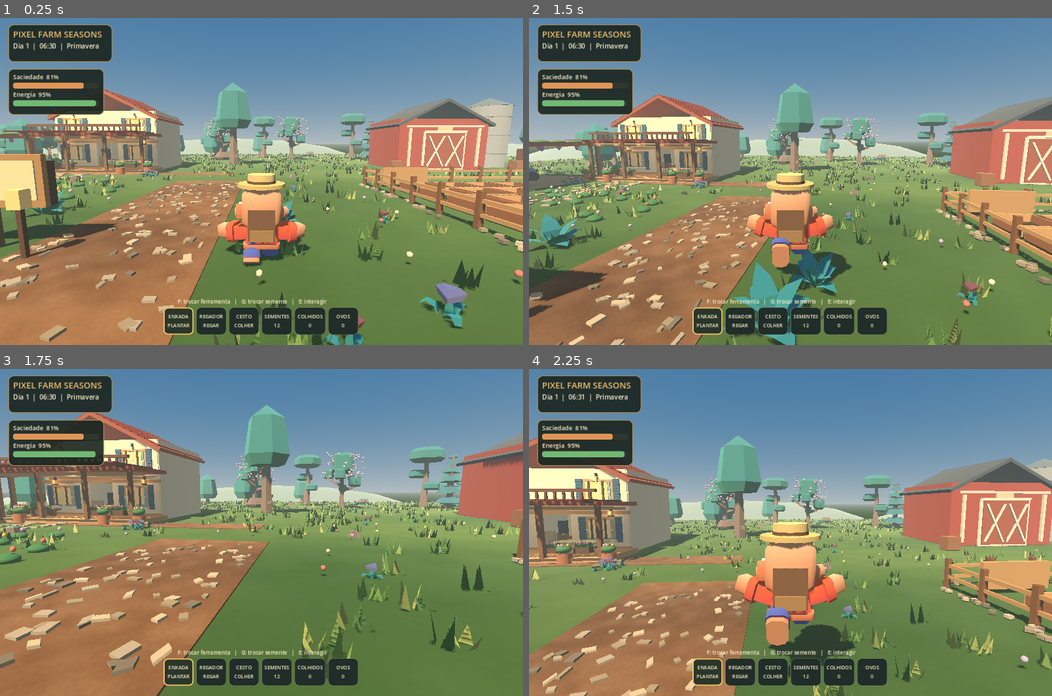
Above: before the commit, frames 1-4 (two rows, left to right).
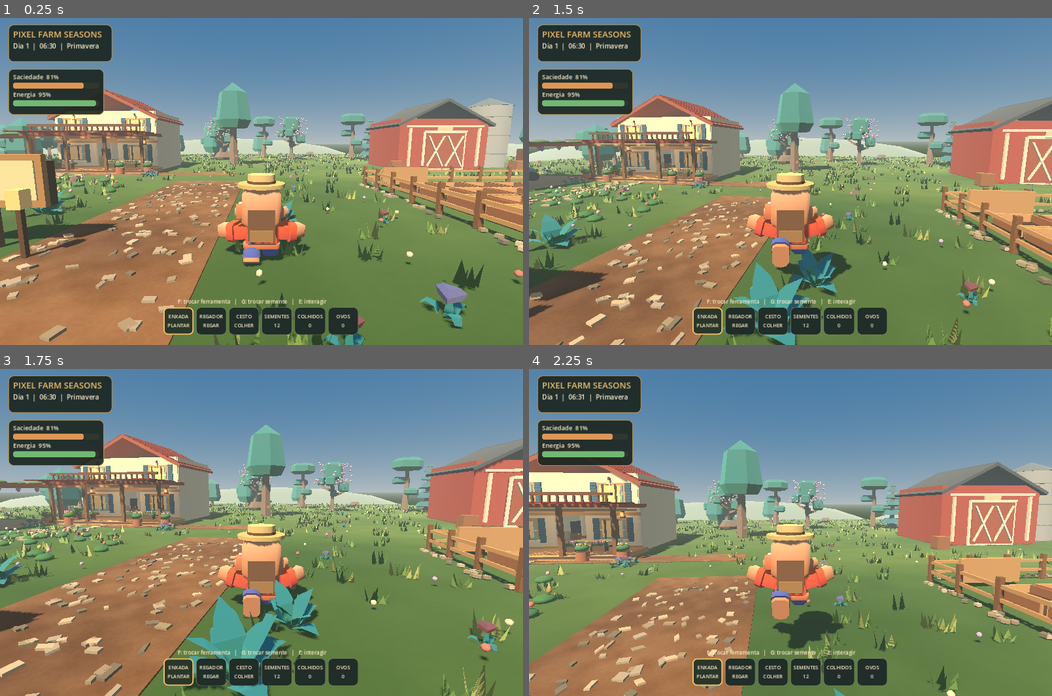
Above: after the commit, the same moments.

Repository: juniordev830/pixel-farm-seasons
Game: Godot game, scene res://scenes/farm_world.tscn
Two runs of this game, one before a commit and one after it. Both use one fixed random seed, a clock stepped at 60 frames per second and the inputs below.
Inputs (mouse positions are in pixels of both pictures, inside the frame that each line leads up to):
- Up to frame 1 (0.25 s): no input
- Up to frame 2 (1.5 s): tap Enter (ui_accept) at 0.5 s; move the mouse to (816, 181) at 0.52 s; hold Ctrl (crouch) 0.53-1.28 s; hold W (move_forward) from 0.53 s (still down); tap Space (jump) at 0.77, 1.07 s; tap Shift (sprint) at 0.8, 1.35 s; move the mouse to (764, 181) at 1.27 s
- Up to frame 3 (1.75 s): keep holding W (move_forward); tap Space (jump) at 1.52 s; tap V (toggle_camera) at 1.55 s
- Up to frame 4 (2.25 s): keep holding W (move_forward); tap Space (jump) at 1.82 s; move the mouse to (800, 525) at 2.02 s; hold V (toggle_camera) from 2.03 s (still down)

Frames 1-2 are identical in both runs. In frame 3, 36% of the frame differs, in the area x 0-100%, y 11-100%; in frame 4, 25%.

Commit message:
fix(camera): manter terceira pessoa atrás do fazendeiro

Diff:
--- a/godot/scripts/farmer_controller.gd
+++ b/godot/scripts/farmer_controller.gd
@@ -1,27 +1,20 @@
 extends CharacterBody3D
 ## Pixel Farm Seasons: controle de fazendeiro em terceira pessoa (Godot 4).
 ## Estrutura: CharacterBody3D > CollisionShape3D, Visuals, CameraPivot > SpringArm3D > Camera3D.
-## Input Map: move_left, move_right, move_forward, move_back, jump, sprint, crouch, toggle_camera.
+## Input Map: move_left, move_right, move_forward, move_back, jump, sprint, crouch.
 @export var walk_speed: float = 4.0
 @export var run_speed: float = 7.0
 @export var crouch_speed: float = 2.0
 @export var jump_velocity: float = 4.5
 @export var mouse_sensitivity: float = 0.0025
-@export var camera_follow_smoothing: float = 7.5
 @export var gamepad_look_speed: float = 2.5
 @export var min_pitch: float = -1.2
 @export var max_pitch: float = 1.0
 @onready var camera_pivot: Node3D = $CameraPivot
 @onready var camera_arm: SpringArm3D = $CameraPivot/SpringArm3D
-@onready var visuals: Node3D = $Visuals
-var third_person: bool = true
-var _original_arm_length: float
-var _desired_arm_length: float
 
 func _ready() -> void:
     camera_arm.add_excluded_object(get_rid())
-    _original_arm_length = camera_arm.spring_length
-    _desired_arm_length = _original_arm_length
     Input.mouse_mode = Input.MOUSE_MODE_CAPTURED
 
 func _unhandled_input(event: InputEvent) -> void:
@@ -32,15 +25,8 @@
     if event is InputEventMouseMotion and Input.mouse_mode == Input.MOUSE_MODE_CAPTURED:
         rotate_y(-event.relative.x * mouse_sensitivity)
         camera_pivot.rotation.x = clamp(camera_pivot.rotation.x - event.relative.y * mouse_sensitivity, min_pitch, max_pitch)
-    if event.is_action_pressed("toggle_camera"):
-        third_person = not third_person
-        _desired_arm_length = _original_arm_length if third_person else 0.05
-        visuals.visible = third_person
 
 func _physics_process(delta: float) -> void:
-    # Transicao suave ao alternar entre primeira e terceira pessoa.
-    camera_arm.spring_length = lerpf(camera_arm.spring_length, _desired_arm_length,
-        1.0 - exp(-camera_follow_smoothing * delta))
     if not is_on_floor():
         velocity += get_gravity() * delta
     if Input.is_action_just_pressed("jump") and is_on_floor():
